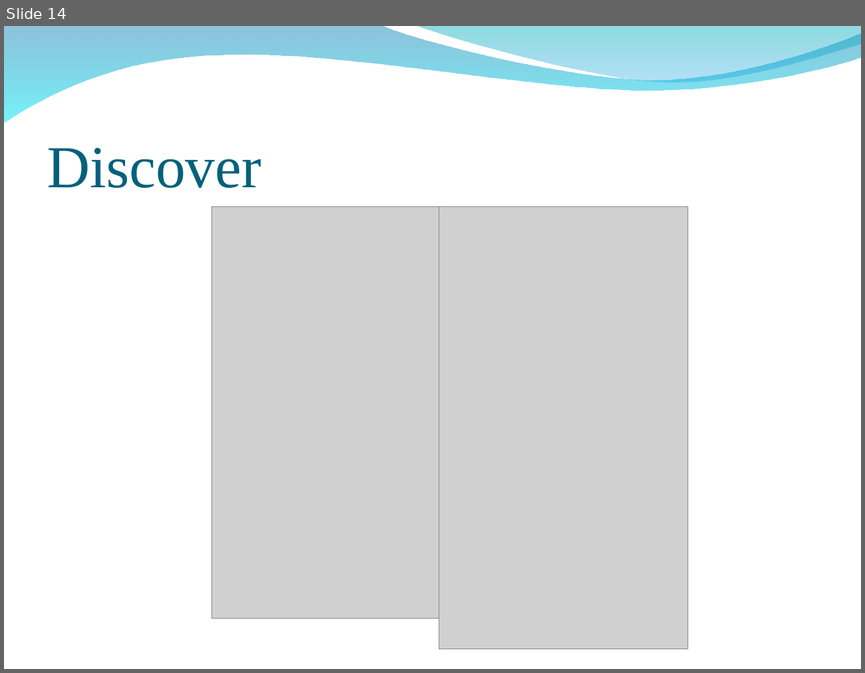
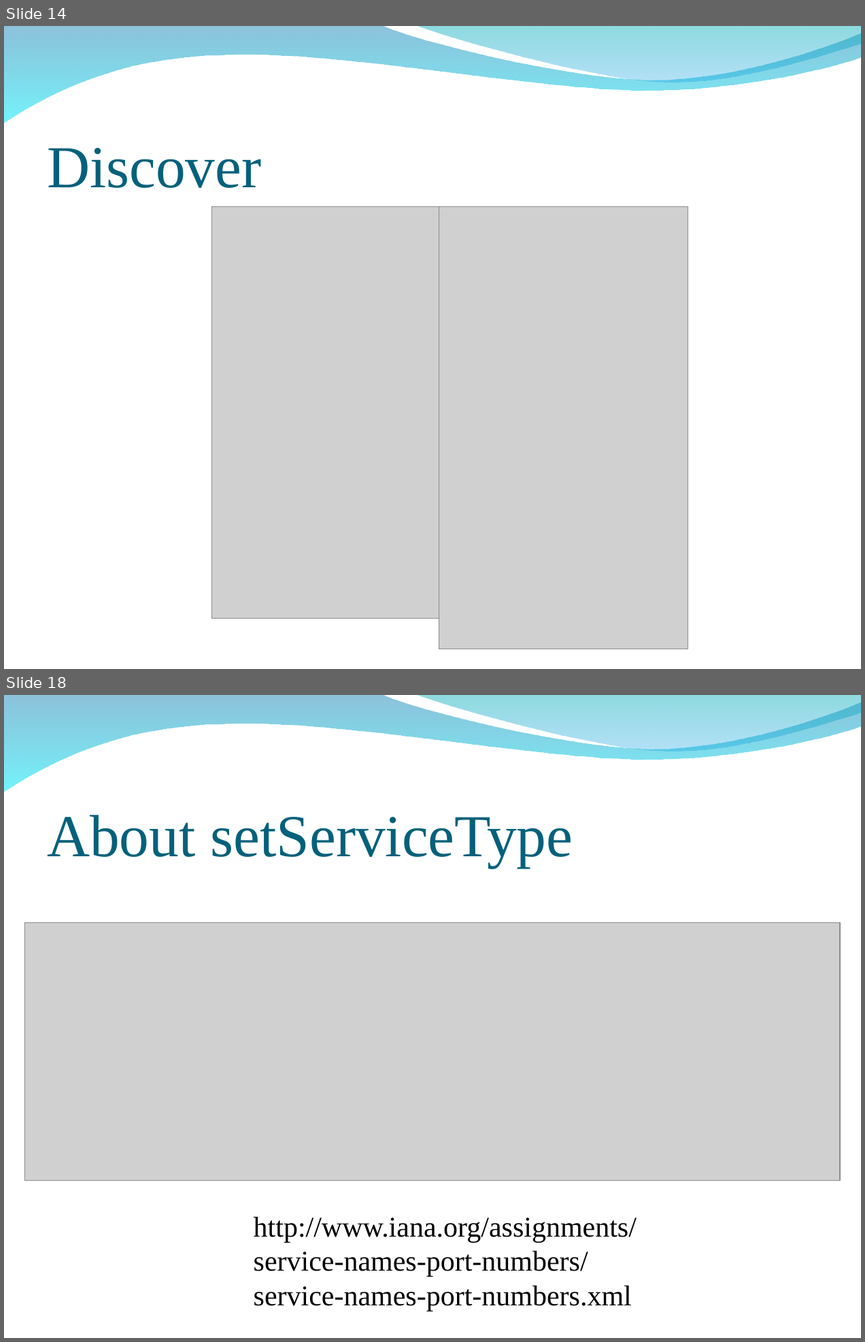
Before and after one commit to peter279k/regular_meeting, a slide deck: mDNS.ppt. Shown one above the other, each under a label of ours: slide 14 before the commit, slides 14 and 18 after it; the slides between them are not shown. The pictures are 865x673 and 865x1342 pixels, drawn with LibreOffice and Linux fonts; fonts in the diff are those of the drawing; grey boxes stand for pictures; background and template pictures are left out. Boxes give left, top, right and bottom in pixels: in the first picture for what was removed or moved away, otherwise in the second. Text is boxed around its words. In the diff, an @@ line names an element or a change of style, - is before the commit and + after.

```diff
--- a/mDNS.ppt
+++ b/mDNS.ppt
@@ slide 18 added at [4, 695, 861, 1338], background picture (left out); not listed: 2 template elements that a slide beside it also shows @@
@@ title added at [47, 815, 573, 867], 50 pt, text #04617B @@
+About setServiceType
@@ picture added at [24, 923, 839, 1181] @@
@@ text added at [254, 1217, 636, 1311], 24 pt, text #000000 @@
+http://www.iana.org/assignments/service-names-port-numbers/service-names-port-numbers.xml
```
Also in this commit, not shown: 6 slides changed, 3 other slides added, 1 slide removed.
